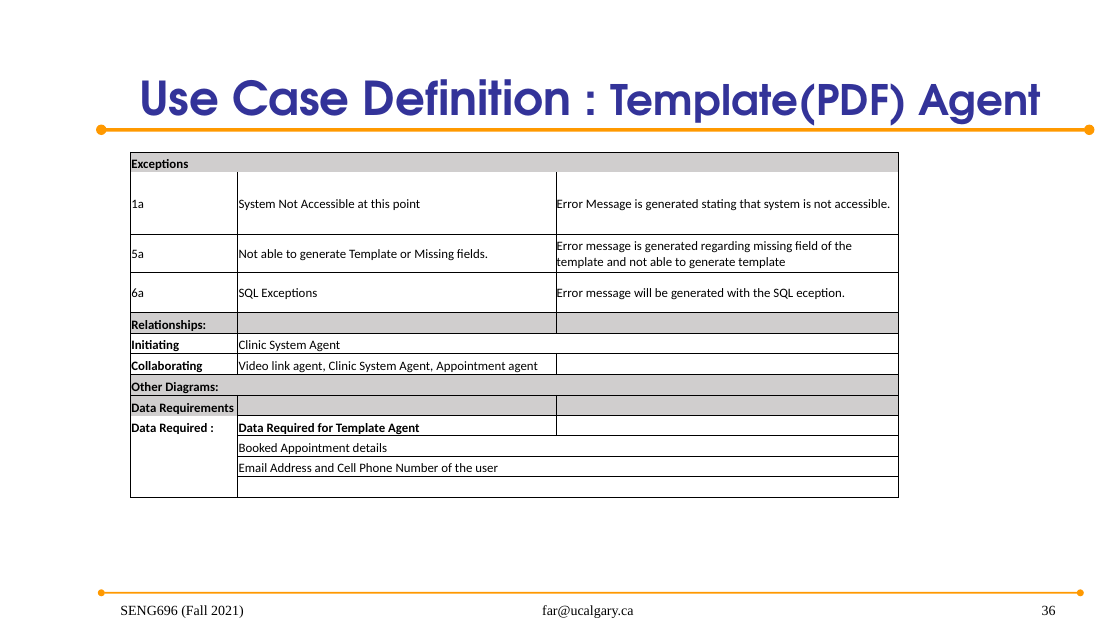
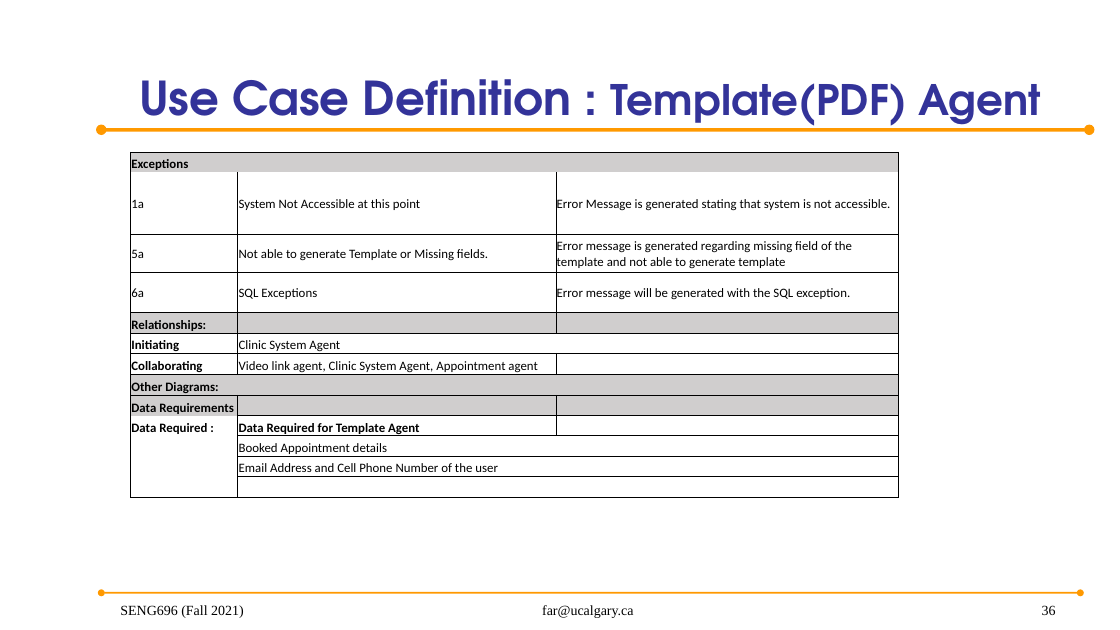
Before and after one commit to anish30145784/SENG696_GroupD, a slide deck: slide 36 of GroupD_ProjectPresentation.pptx. Drawn at 1120x630 pixels with LibreOffice and Linux fonts; fonts in the diff are those of the drawing; background and template pictures are left out. Boxes give left, top, right and bottom in pixels: in the first picture for what was removed or moved away, otherwise in the second. Text is boxed around its words. In the diff, an @@ line names an element or a change of style, - is before the commit and + after.

```diff
--- a/GroupD_ProjectPresentation.pptx
+++ b/GroupD_ProjectPresentation.pptx
@@ table at (131, 152, 899, 497) @@
-row 4, column 3: Error message will be generated with the SQL eception.
+row 4, column 3: Error message will be generated with the SQL exception.
```
Also in this commit, not shown: 2 other slides changed, 1 slide added, 19 other files.
